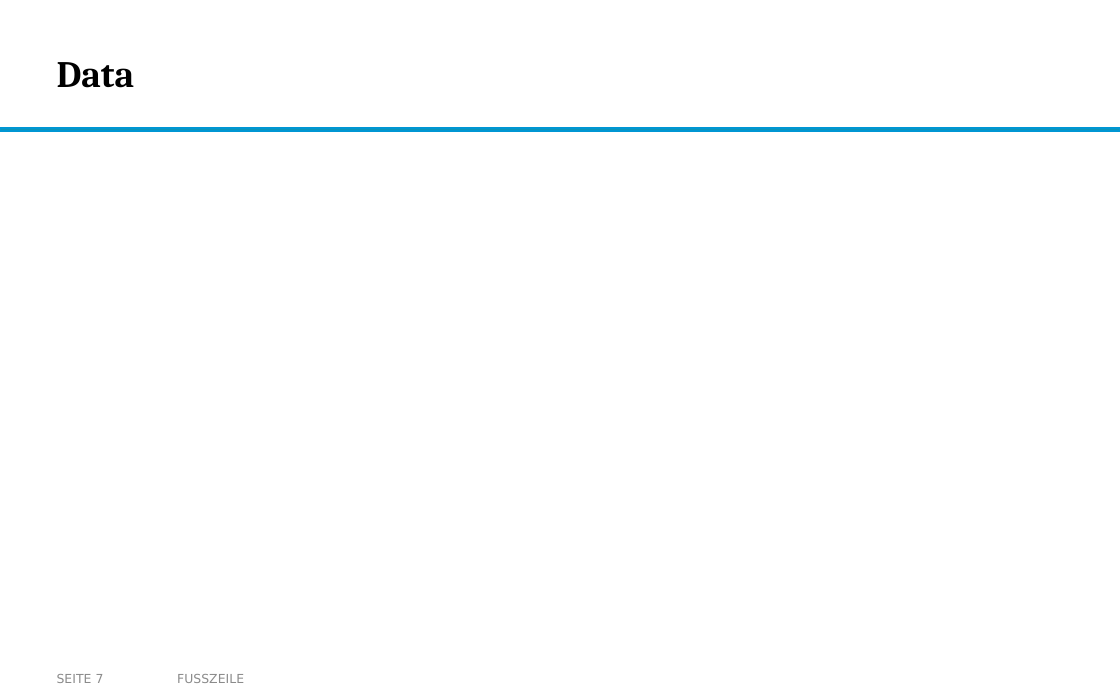
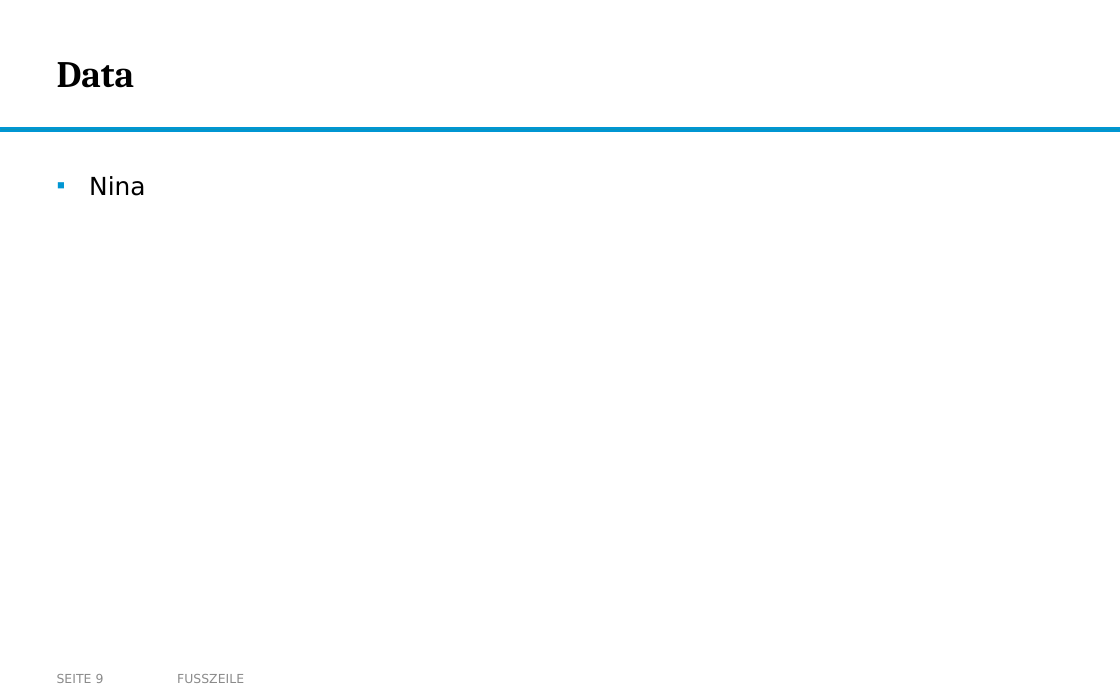
Before and after one commit to nikmaster/wu_dslab_infrared-city, a slide deck: slide 9 of deliverables/3b. intermediate slides/Intermediate Slides.pptx (slide 7 before the commit). Drawn at 1120x700 pixels with LibreOffice and Linux fonts; fonts in the diff are those of the drawing; background and template pictures are left out. Boxes give left, top, right and bottom in pixels: in the first picture for what was removed or moved away, otherwise in the second. Text is boxed around its words. In the diff, an @@ line names an element or a change of style, - is before the commit and + after.

```diff
--- a/deliverables/3b. intermediate slides/Intermediate Slides.pptx
+++ b/deliverables/3b. intermediate slides/Intermediate Slides.pptx
@@ text added at (x1=89, y1=176, x2=145, y2=196), 16 pt, text #000000 @@
+▪ Nina
@@ page number at (x1=57, y1=674, x2=104, y2=683): text changed @@
-SEITE 7
+SEITE 9
```
Also in this commit, not shown: 1 other slide changed, 8 slides added.
